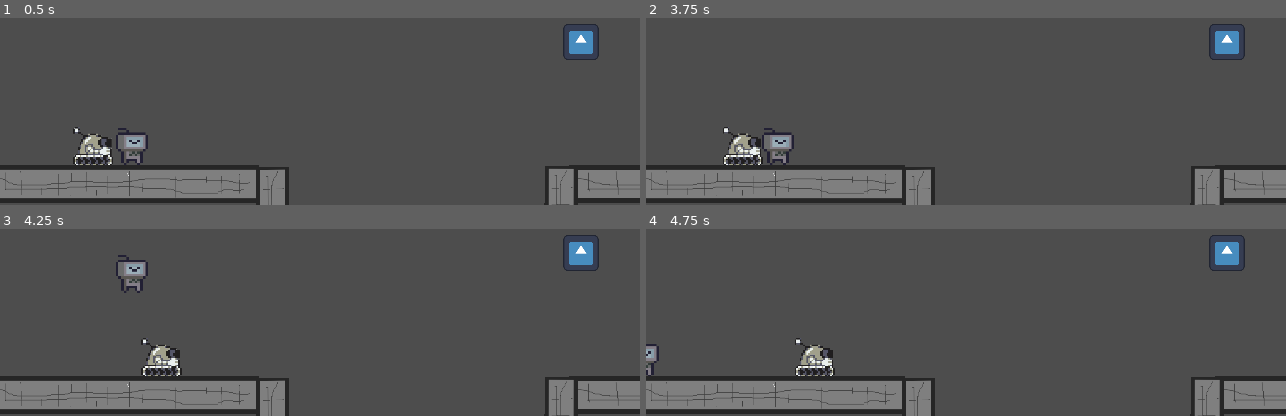
Above: before the commit, frames 1-4 (two rows, left to right).
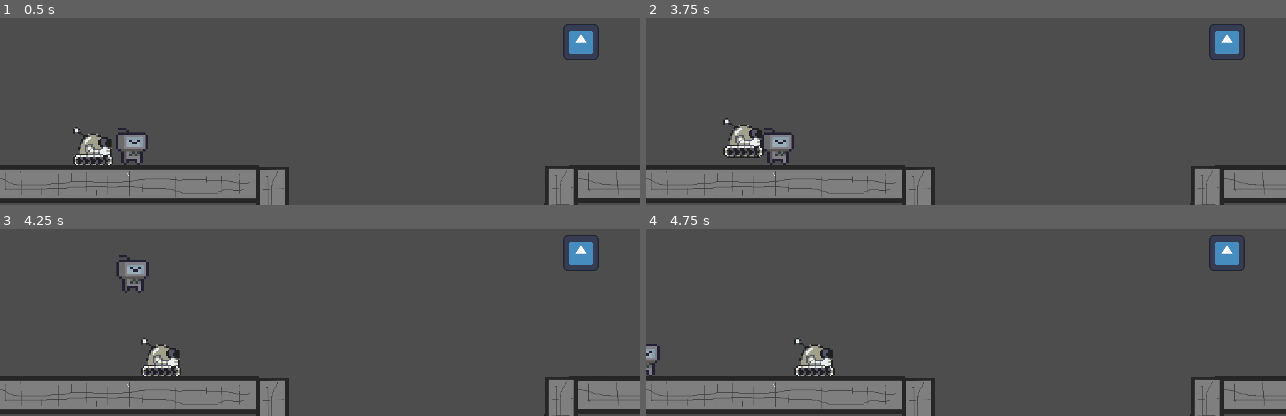
Above: after the commit, the same moments.

Repository: gdp-ufrj/Nut-Bolt
Game: Godot game, scene res://Cenas/Game Controller.tscn
Two runs of this game, one before a commit and one after it. Both use one fixed random seed, a clock stepped at 60 frames per second and the inputs below. The engine's default icon, where the game draws it, is replaced by a stand-in: a white triangle on a blue panel in a dark square.
Inputs:
- Up to frame 1 (0.5 s): no input
- Up to frame 2 (3.75 s): tap Enter at 0.5 s; hold D (ui_right_WASD) 0.53-2.03 s; tap Up (ui_up) at 0.6, 0.77, 1.07, 1.52, 1.55, 1.82, 2.1, 3.02, 3.05, 3.32, 3.6 s; tap E (interagir) at 1.35, 2.85 s; hold Left (ui_left) 2.03-2.78 s; hold D (ui_right_WASD) from 2.78 s (still down); tap R (restart) at 3.5 s
- Up to frame 3 (4.25 s): keep holding D (ui_right_WASD); tap Up (ui_up) at 3.77, 4.07 s
- Up to frame 4 (4.75 s): release D (ui_right_WASD) at 4.28 s; hold Left (ui_left) from 4.28 s (still down); tap E (interagir) at 4.35 s; tap Up (ui_up) at 4.52, 4.55 s

Frame 1 is identical in both runs. In frame 2, 1.0% of the frame differs, in the area x 12-19%, y 53-79%; in frame 3, 0.3%; in frame 4, 0.2%.

Commit message:
atualizacao de movimentacao do gruda
ainda sendo ajustado

Diff:
--- a/plataform-2d-godot/Cenas/player_2.tscn
+++ b/plataform-2d-godot/Cenas/player_2.tscn
@@ -6,6 +6,9 @@
 [sub_resource type="CapsuleShape2D" id="CapsuleShape2D_cujcs"]
 radius = 17.0
 height = 34.0
+
+[sub_resource type="RectangleShape2D" id="RectangleShape2D_45ong"]
+size = Vector2(43, 41)
 
 [node name="CharacterBody2D" type="CharacterBody2D"]
 script = ExtResource("1_45ong")
@@ -22,4 +25,12 @@
 [node name="Timer_conexao2" type="Timer" parent="."]
 wait_time = 4.0
 
+[node name="Area2D" type="Area2D" parent="."]
+
+[node name="CollisionShape2D" type="CollisionShape2D" parent="Area2D"]
+position = Vector2(105.5, 243)
+shape = SubResource("RectangleShape2D_45ong")
+
 [connection signal="timeout" from="Timer_conexao2" to="." method="_on_timer_conexao_2_timeout"]
+[connection signal="body_entered" from="Area2D" to="." method="_on_area_2d_body_entered"]
+[connection signal="body_exited" from="Area2D" to="." method="_on_area_2d_body_exited"]
--- a/plataform-2d-godot/Scripts/gruda.gd
+++ b/plataform-2d-godot/Scripts/gruda.gd
@@ -9,6 +9,7 @@
 var gravity = ProjectSettings.get_setting("physics/2d/default_gravity")
 var game_over = false  # Variável para impedir múltiplos prints
 var pode_ativar_botao = false
+var colidiu_com_limites = false
 
 func _physics_process(delta: float) -> void:
 	var direction = Input.get_axis("ui_left_WASD", "ui_right_WASD")
@@ -16,17 +17,25 @@
 	if not is_on_floor():
 		velocity.y += gravity * delta
 
-	if is_on_wall() and Input.is_action_pressed("ui_right_WASD") and Input.is_action_pressed("ui_up_WASD"):
+	if is_on_wall() and Input.is_action_pressed("ui_right_WASD"):
 		velocity.x = direction * SPEED
-		velocity.y = -gravity * delta * 5
+		velocity.y = gravity * delta * 4
+		if(Input.is_action_pressed("ui_up_WASD")):
+			velocity.x = direction * SPEED
+			velocity.y = -gravity * delta * 5
 
 	if is_on_wall() and Input.is_action_pressed("ui_left_WASD") and Input.is_action_pressed("ui_up_WASD"):
 		velocity.x = direction * SPEED
 		velocity.y = -gravity * delta * 5
 
 	if is_on_ceiling() and Input.is_action_pressed("ui_up_WASD"):
+		if(colidiu_com_limites):
+			gravity = -75
+			print(gravity)
+			if(Input.is_action_pressed("ui_down_WASD")):
+				gravity = ProjectSettings.get_setting("physics/2d/default_gravity")
 		velocity.x = 0
-		velocity.y = 0
+		velocity.y = -velocity.y
 
 	if direction:
 		velocity.x = direction * SPEED
@@ -68,6 +77,16 @@
 	if body == self:
 		$"../plataforma/AnimationPlayer".play("move")
 
-
 func _on_timer_conexao_2_timeout() -> void:
 	self.SPEED = 0
+
+# FUNCAO PARA IDENTIFICAR SE ENCOSTA EM ALGUMA BARREIRA (MOVIMENTACAO)
+func _on_area_2d_body_entered(body: Node2D) -> void:
+	if body.is_in_group('limites'):
+		colidiu_com_limites = true
+
+# FUNCAO PARA IDENTIFICAR SE DESENCOSTA DE ALGUMA BARREIRA (MOVIMENTACAO)
+func _on_area_2d_body_exited(body: Node2D) -> void:
+	if body.is_in_group('limites'):
+		colidiu_com_limites = false
+		gravity = ProjectSettings.get_setting("physics/2d/default_gravity")
--- /dev/null
+++ b/plataform-2d-godot/teste_movimentacao.tscn
@@ -0,0 +1,42 @@
+[gd_scene load_steps=5 format=3 uid="uid://ds0mqh8twicw6"]
+
+[ext_resource type="Texture2D" uid="uid://cf8104fl6hons" path="res://Sprites/Placeholders/plat.png" id="1_fterx"]
+[ext_resource type="PackedScene" uid="uid://cj3qbb7deufpm" path="res://Cenas/player_2.tscn" id="2_5jf8n"]
+
+[sub_resource type="RectangleShape2D" id="RectangleShape2D_oqb8y"]
+size = Vector2(640, 101.5)
+
+[sub_resource type="RectangleShape2D" id="RectangleShape2D_bgh3h"]
+size = Vector2(282.5, 100.75)
+
+[node name="TESTE MOVIMENTACAO" type="Node2D"]
+
+[node name="chao" type="StaticBody2D" parent="." groups=["limites"]]
+metadata/_edit_group_ = true
+
+[node name="CollisionShape2D" type="CollisionShape2D" parent="chao"]
+top_level = true
+position = Vector2(320, 332.75)
+shape = SubResource("RectangleShape2D_oqb8y")
+
+[node name="Sprite2D" type="Sprite2D" parent="chao"]
+visibility_layer = 3
+position = Vector2(320, 333)
+scale = Vector2(0.88033, 1.82143)
+texture = ExtResource("1_fterx")
+
+[node name="elevacao" type="StaticBody2D" parent="." groups=["limites"]]
+
+[node name="CollisionShape2D" type="CollisionShape2D" parent="elevacao"]
+top_level = true
+position = Vector2(502, 147)
+shape = SubResource("RectangleShape2D_bgh3h")
+
+[node name="Sprite2D" type="Sprite2D" parent="elevacao"]
+visibility_layer = 3
+position = Vector2(502, 148)
+scale = Vector2(0.387895, 1.82143)
+texture = ExtResource("1_fterx")
+
+[node name="player_2" parent="." instance=ExtResource("2_5jf8n")]
+position = Vector2(340, -163)
Not shown: 1 places in plataform-2d-godot/Cenas/player_2.tscn that only renumber resources
Not shown, added: plataform-2d-godot/teste_movimentacao.tscn2441059843.tmp
Not shown, added: plataform-2d-godot/teste_movimentacao.tscn3260704247.tmp
Not shown, added: plataform-2d-godot/teste_movimentacao.tscn3329768077.tmp
